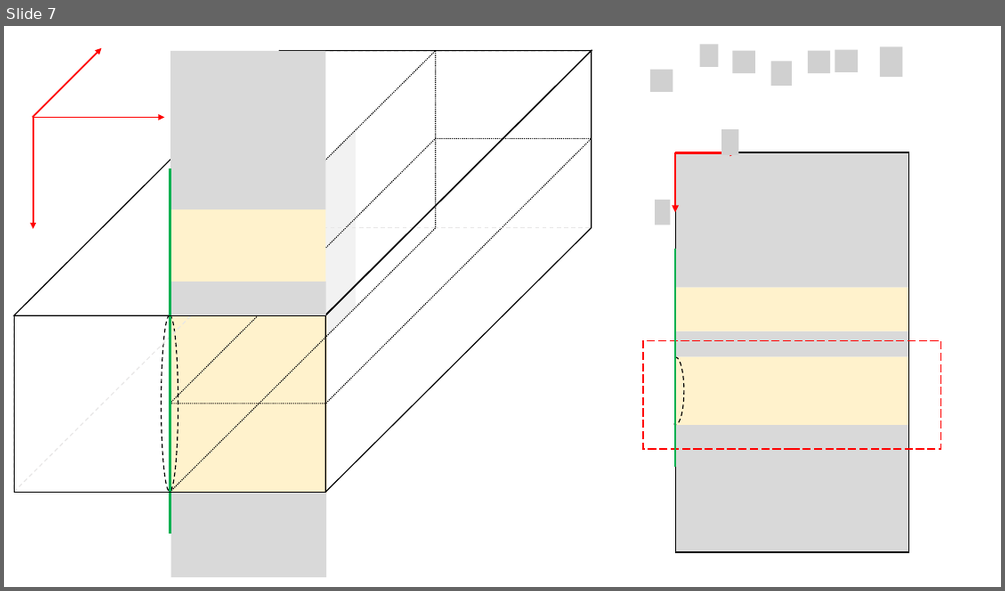
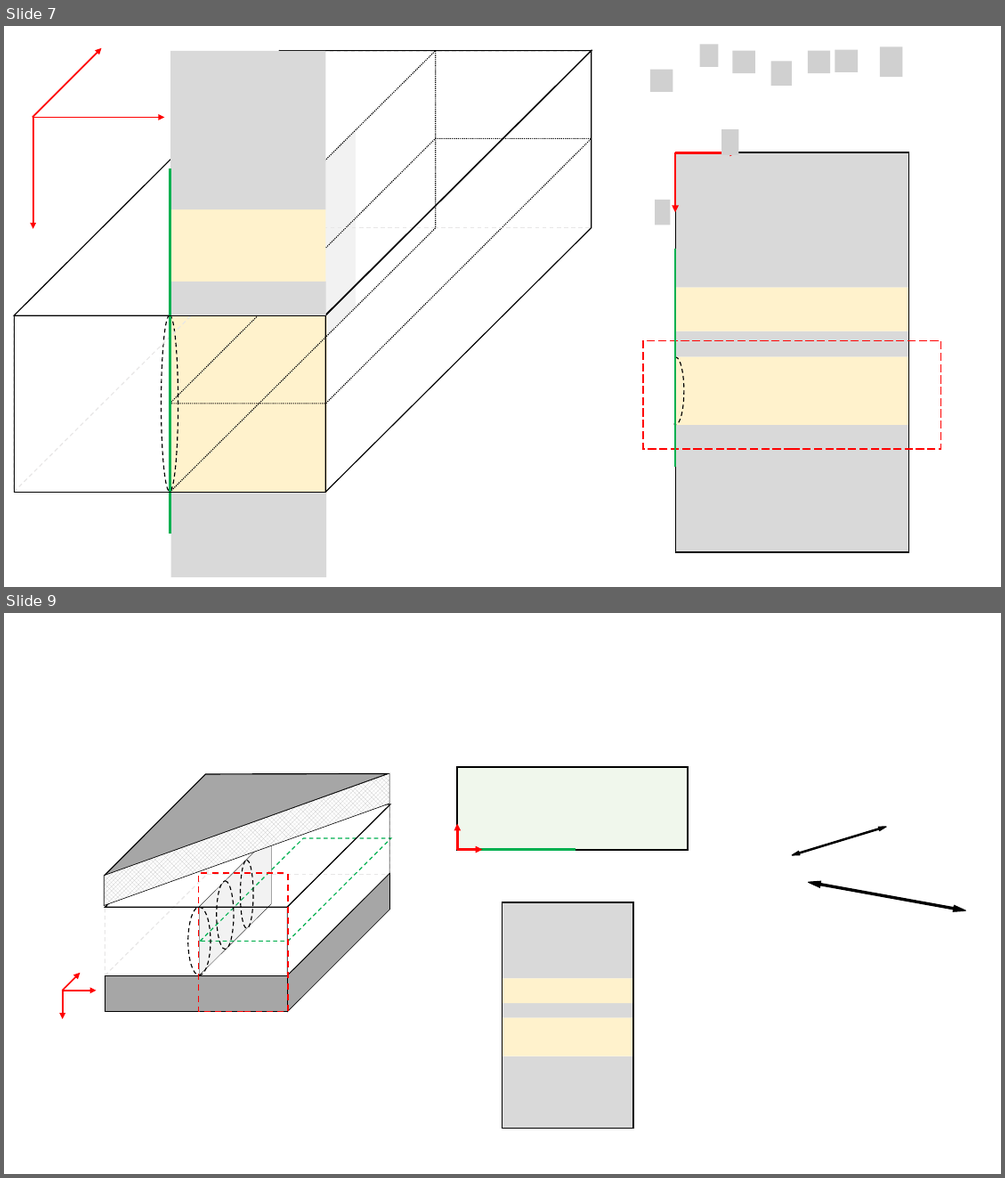
Before and after one commit to Ivashchenkospb/Diploma, a slide deck: Pics/Illustrations.pptx. Shown one above the other, each under a label of ours: slide 7 before the commit, slides 7 and 9 after it; the slides between them are not shown. The pictures are 1005x591 and 1005x1178 pixels, drawn with LibreOffice and Linux fonts; fonts in the diff are those of the drawing; grey boxes stand for pictures; background and template pictures are left out. Boxes give left, top, right and bottom in pixels: in the first picture for what was removed or moved away, otherwise in the second. Text is boxed around its words. In the diff, an @@ line names an element or a change of style, - is before the commit and + after.

```diff
--- a/Pics/Illustrations.pptx
+++ b/Pics/Illustrations.pptx
@@ slide 9 added at [4,613,1001,1174], background #FFFFFF @@
@@ parallelogram added at [104,773,389,906], fill pattern #BFBFBF on #FFFFFF, outline #000000 0.5 pt @@
@@ freeform shape added at [105,774,388,876], fill #A6A6A6, outline #000000 1 pt @@
@@ parallelogram added at [105,804,390,907], outline #000000 1 pt @@
@@ parallelogram added at [105,804,209,975], outline #E7E6E6 1 pt dashed @@
@@ rectangle added at [206,805,390,875], outline #E7E6E6 1 pt dashed @@
@@ parallelogram added at [287,805,390,975], outline #000000 0.5 pt @@
@@ left right arrow added at [792,825,887,857], fill #000000, outline #000000 1 pt @@
@@ parallelogram added at [200,835,272,976], fill #F2F2F2, outline #000000 0.25 pt @@
@@ parallelogram added at [200,838,390,941], outline #00B050 1 pt dashed @@
@@ group added at [457,767,688,850]: 2 arrows, 1 rectangle, 1 line @@
@@ rectangle added at [198,873,288,1012], outline #FF0000 1.5 pt dashed @@
@@ ellipse added at [241,860,253,928], outline #000000 1 pt dashed @@
@@ parallelogram added at [287,873,390,1012], fill #A6A6A6, outline #000000 0.5 pt @@
@@ left right arrow added at [808,879,966,914], fill #000000, outline #000000 1 pt @@
@@ ellipse added at [217,881,234,949], outline #000000 1 pt dashed @@
@@ ellipse added at [187,908,210,975], outline #000000 1 pt dashed @@
@@ arrow added from (63, 990) to (81, 973), #FF0000 1.5 pt @@
@@ rectangle added at [105,976,287,1012], fill #A6A6A6, outline #000000 0.5 pt @@
@@ arrow added from (63, 990) to (96, 990), #FF0000 1.5 pt @@
@@ arrow added from (63, 990) to (63, 1019), #FF0000 1.5 pt @@
@@ group added at [493,902,633,1128]: 7 rectangles @@
```
Also in this commit, not shown: 2 other slides added, 1 slide removed, 39 other files.
